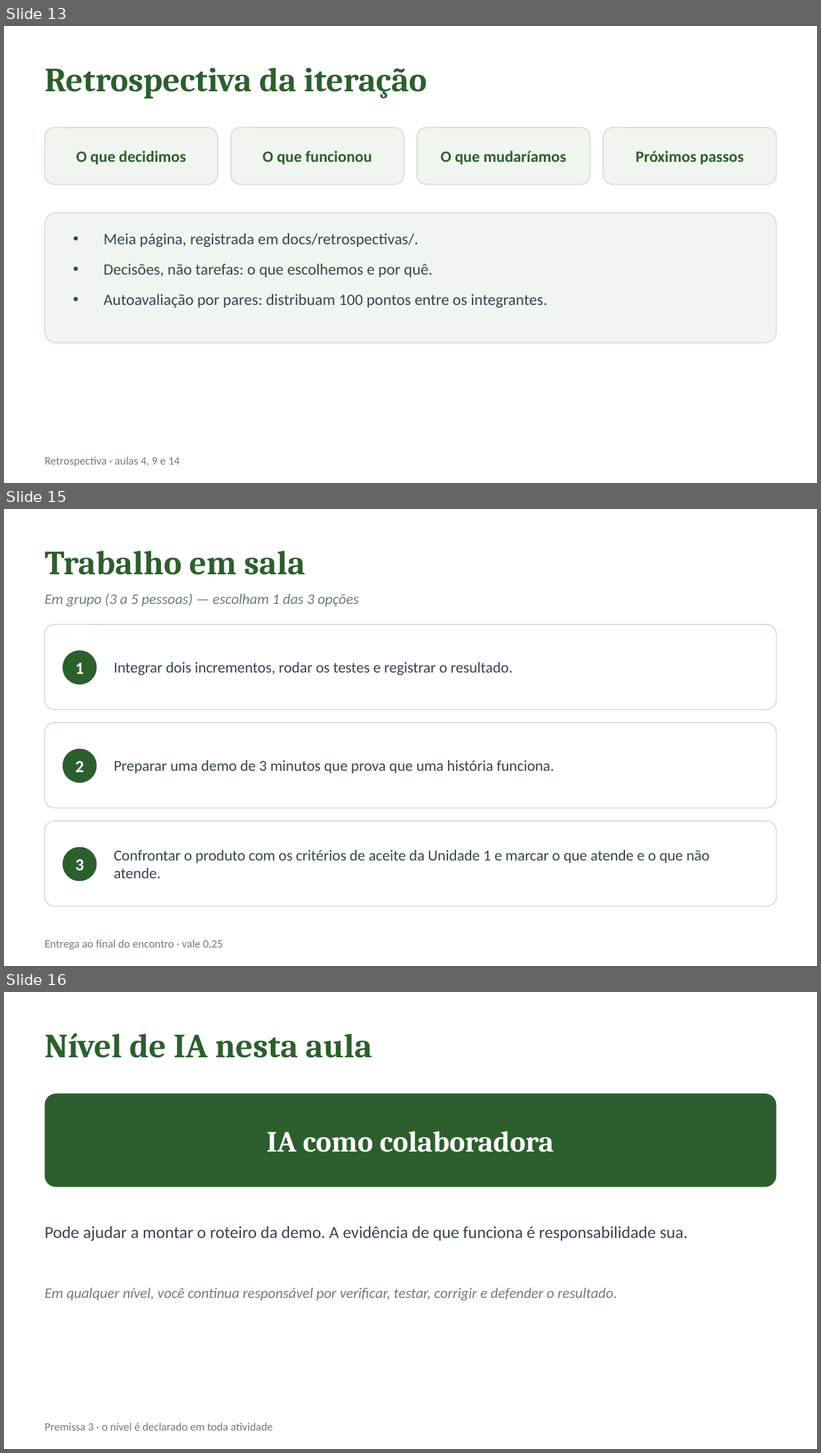
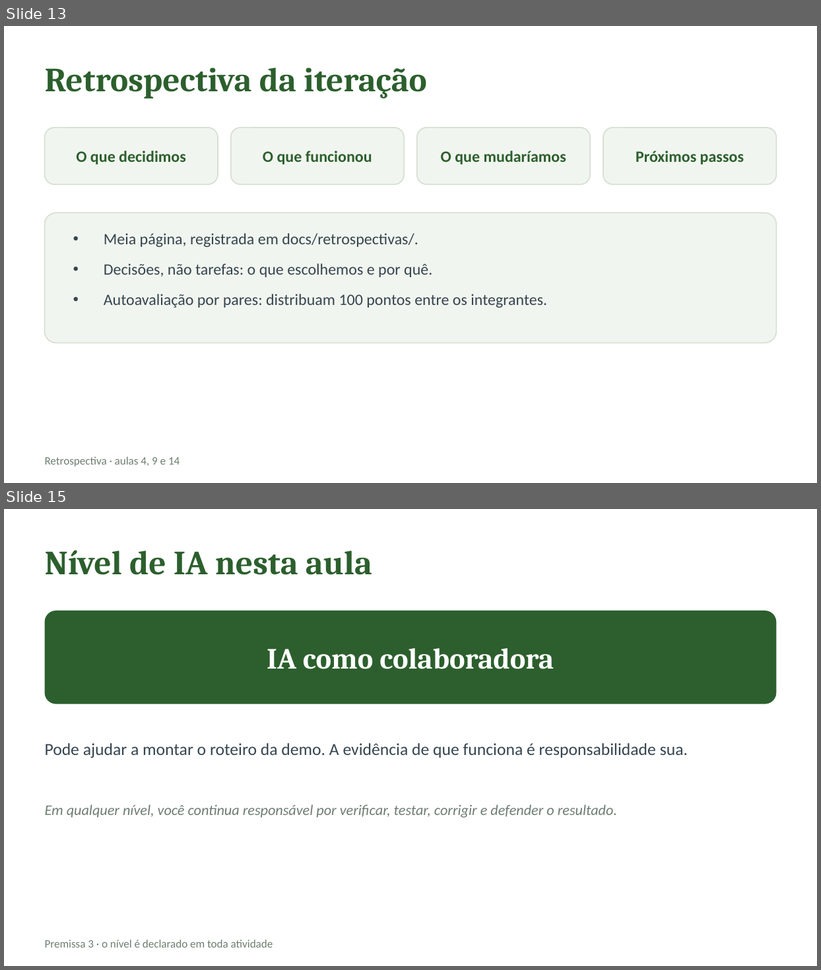
Before and after one commit to CatolicaSC-EngSoft/g1126-analise-projeto-desenvolvimento-agil-alunos, a slide deck: slides/aula-14-integracao-validacao.pptx. Shown one above the other, each under a label of ours: slides 13, 15 and 16 before the commit, slides 13 and 15 after it; the slides between them are not shown. The pictures are 821x1453 and 821x970 pixels, drawn with LibreOffice and Linux fonts; fonts in the diff are those of the drawing. Boxes give left, top, right and bottom in pixels: in the first picture for what was removed or moved away, otherwise in the second. Text is boxed around its words. In the diff, an @@ line names an element or a change of style, - is before the commit and + after.

Commit message:
Unidade 3: produção em sala sem menu; modelos de docs do Trabalho 3

```diff
--- a/slides/aula-14-integracao-validacao.pptx
+++ b/slides/aula-14-integracao-validacao.pptx
@@ slide 15 removed at (4, 509, 817, 966), background #FFFFFF @@
@@ text removed at (45, 551, 306, 575) @@
-Trabalho em sala
@@ text removed at (45, 593, 358, 607) @@
-Em grupo (3 a 5 pessoas) — escolham 1 das 3 opções
@@ rounded rectangle removed at (45, 625, 776, 710) @@
@@ ellipse removed at (63, 650, 96, 685) @@
@@ text removed at (75, 663, 84, 674) @@
-1
@@ text removed at (114, 662, 513, 675) @@
-Integrar dois incrementos, rodar os testes e registrar o resultado.
@@ rounded rectangle removed at (45, 723, 776, 808) @@
@@ ellipse removed at (63, 749, 96, 783) @@
@@ text removed at (75, 761, 84, 772) @@
-2
@@ text removed at (114, 760, 554, 774) @@
-Preparar uma demo de 3 minutos que prova que uma história funciona.
@@ rounded rectangle removed at (45, 821, 776, 906) @@
@@ ellipse removed at (63, 848, 96, 881) @@
@@ text removed at (75, 859, 84, 871) @@
-3
@@ text removed at (114, 850, 710, 879) @@
-Confrontar o produto com os critérios de aceite da Unidade 1 e marcar o que atende e o que não atende.
@@ text removed at (45, 940, 223, 950) @@
-Entrega ao final do encontro · vale 0,25
@@ what was slide 16 is now slide 15 @@
```
Also in this commit, not shown: 1 slide changed, 12 other files.
